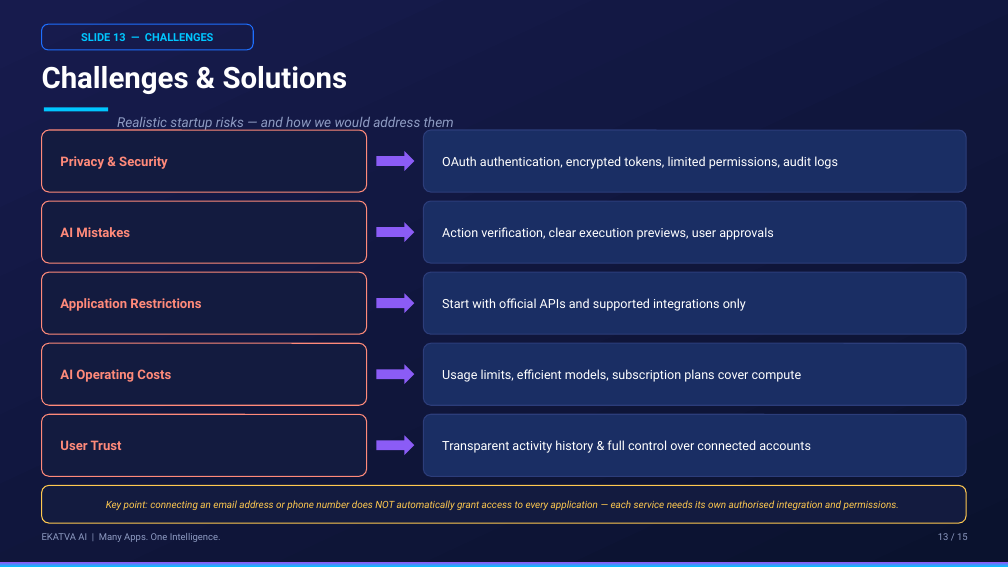
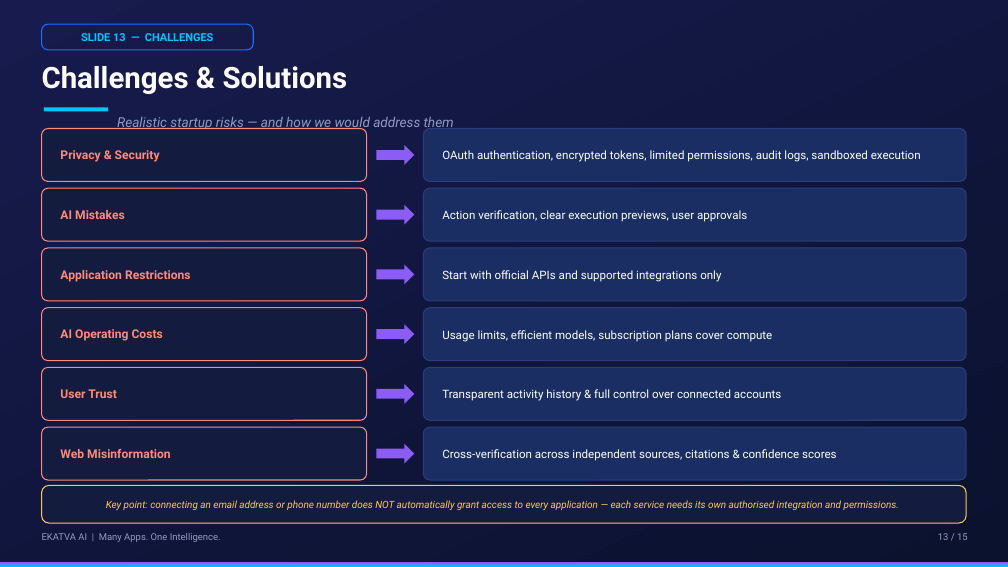
Before and after one commit to KrishnaVipul14/EKATVA, a slide deck: slide 13 of EKATVA_Entrepreneurship_Presentation.pptx. Drawn at 1008x567 pixels with LibreOffice and Linux fonts; fonts in the diff are those of the drawing. Boxes give left, top, right and bottom in pixels: in the first picture for what was removed or moved away, otherwise in the second. Text is boxed around its words. In the diff, an @@ line names an element or a change of style, - is before the commit and + after.

Commit message:
Enhance deck: internet intelligence & Deep Research capabilities across slides; detail market research with competitor gaps and unique positioning

```diff
--- a/EKATVA_Entrepreneurship_Presentation.pptx
+++ b/EKATVA_Entrepreneurship_Presentation.pptx
@@ rounded rectangle: place and size @@
-rounded rectangle at bbox=[42, 130, 367, 192]
+rounded rectangle at bbox=[42, 129, 367, 181]
@@ right arrow: place and size @@
-right arrow at bbox=[377, 151, 414, 171]
+right arrow at bbox=[377, 145, 414, 165]
@@ rounded rectangle: place and size @@
-rounded rectangle at bbox=[423, 130, 966, 192]
+rounded rectangle at bbox=[423, 129, 966, 181]
@@ text at bbox=[442, 150, 921, 162]: text changed; size 12 to 11 pt @@
-OAuth authentication, encrypted tokens, limited permissions, audit logs
+OAuth authentication, encrypted tokens, limited permissions, audit logs, sandboxed execution
@@ rounded rectangle: place and size @@
-rounded rectangle at bbox=[42, 201, 367, 263]
+rounded rectangle at bbox=[42, 188, 367, 241]
@@ text "AI Mistakes": place and size @@
-text "AI Mistakes" at bbox=[60, 227, 130, 237]
+text "AI Mistakes" at bbox=[60, 210, 125, 219]
@@ right arrow: place and size @@
-right arrow at bbox=[377, 222, 414, 242]
+right arrow at bbox=[377, 205, 414, 225]
@@ rounded rectangle: place and size @@
-rounded rectangle at bbox=[423, 201, 966, 263]
+rounded rectangle at bbox=[423, 188, 966, 241]
@@ text "Action verification, clear execution previews, ...": place and size @@
-text "Action verification, clear execution previews, ..." at bbox=[442, 227, 774, 240]
+text "Action verification, clear execution previews, ..." at bbox=[442, 210, 747, 222]
@@ rounded rectangle: place and size @@
-rounded rectangle at bbox=[42, 272, 367, 334]
+rounded rectangle at bbox=[42, 248, 367, 301]
@@ text "Application Restrictions": place and size @@
-text "Application Restrictions" at bbox=[60, 298, 201, 311]
+text "Application Restrictions" at bbox=[60, 270, 191, 282]
@@ right arrow: place and size @@
-right arrow at bbox=[377, 293, 414, 313]
+right arrow at bbox=[377, 265, 414, 284]
@@ rounded rectangle: place and size @@
-rounded rectangle at bbox=[423, 272, 966, 334]
+rounded rectangle at bbox=[423, 248, 966, 301]
@@ text "Start with official APIs and ...": place and size @@
-text "Start with official APIs and ..." at bbox=[442, 298, 746, 311]
+text "Start with official APIs and ..." at bbox=[442, 270, 721, 282]
@@ rounded rectangle added at bbox=[42, 308, 367, 361], fill #131B3F, outline #FF8A7A 1 pt @@
@@ text "AI Operating Costs": place and size @@
-text "AI Operating Costs" at bbox=[60, 369, 171, 382]
+text "AI Operating Costs" at bbox=[60, 329, 163, 341]
@@ right arrow added at bbox=[377, 324, 414, 344], fill #8B5CF6 @@
@@ rounded rectangle added at bbox=[423, 308, 966, 361], fill #1A2E64, outline #2C3D7A 1 pt @@
@@ text "Usage limits, efficient models, subscription ...": place and size @@
-text "Usage limits, efficient models, subscription ..." at bbox=[442, 369, 802, 382]
+text "Usage limits, efficient models, subscription ..." at bbox=[442, 330, 773, 342]
@@ rounded rectangle: place and size @@
-rounded rectangle at bbox=[42, 343, 367, 405]
+rounded rectangle at bbox=[42, 368, 367, 420]
@@ size 12.5 to 11.5 pt in 5 elements at bbox=[60, 150, 160, 162], bbox=[60, 210, 125, 219], bbox=[60, 270, 191, 282], bbox=[60, 329, 163, 341], bbox=[60, 389, 117, 398] @@
@@ text "User Trust": place and size @@
-text "User Trust" at bbox=[60, 440, 122, 450]
+text "User Trust" at bbox=[60, 389, 117, 398]
@@ right arrow: place and size @@
-right arrow at bbox=[377, 364, 414, 384]
+right arrow at bbox=[377, 384, 414, 404]
@@ rounded rectangle: place and size @@
-rounded rectangle at bbox=[423, 343, 966, 405]
+rounded rectangle at bbox=[423, 368, 966, 420]
@@ size 12 to 11 pt; line spacing 1.08 to 1.05 in 4 elements at bbox=[442, 210, 747, 222], bbox=[442, 270, 721, 282], bbox=[442, 330, 773, 342], bbox=[442, 389, 781, 401] @@
@@ text "Transparent activity history & full ...": place and size @@
-text "Transparent activity history & full ..." at bbox=[442, 440, 811, 453]
+text "Transparent activity history & full ..." at bbox=[442, 389, 781, 401]
@@ rounded rectangle: place and size @@
-rounded rectangle at bbox=[42, 414, 367, 476]
+rounded rectangle at bbox=[42, 427, 367, 480]
@@ text added at bbox=[60, 449, 170, 458], 11.5 pt, text #FF8A7A, bold @@
+Web Misinformation
@@ right arrow: place and size @@
-right arrow at bbox=[377, 436, 414, 455]
+right arrow at bbox=[377, 444, 414, 464]
@@ rounded rectangle: place and size @@
-rounded rectangle at bbox=[423, 414, 966, 476]
+rounded rectangle at bbox=[423, 427, 966, 480]
@@ text added at bbox=[442, 449, 837, 461], 11 pt, text #FFFFFF @@
+Cross-verification across independent sources, citations & confidence scores
```
Also in this commit, not shown: 8 other slides changed, 2 other files.
